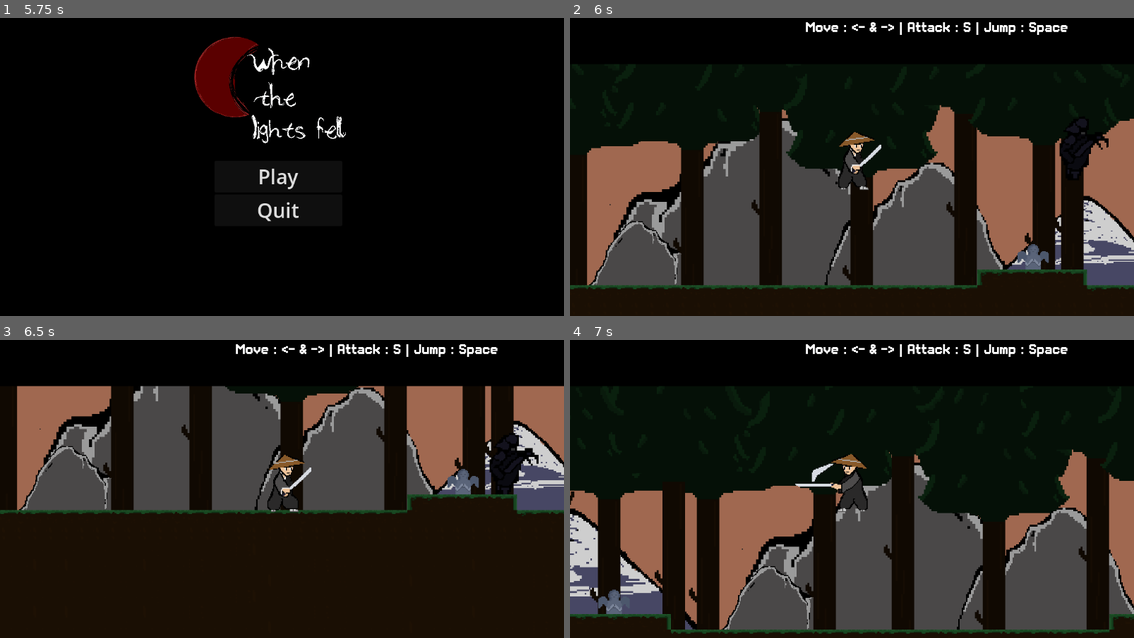
Above: before the commit, frames 1-4 (two rows, left to right).
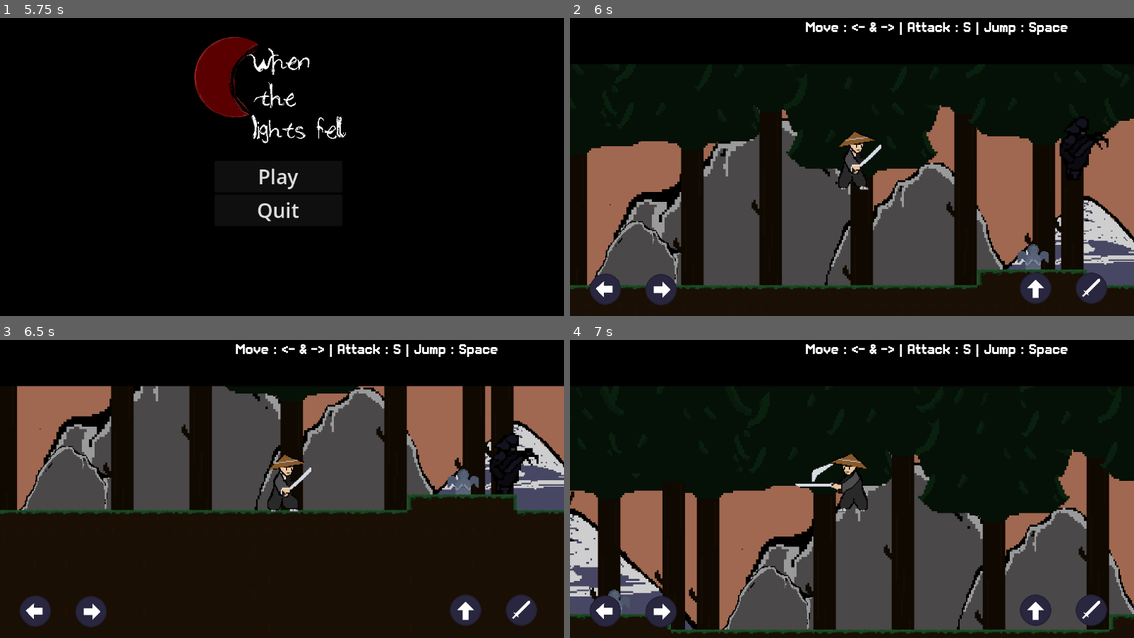
Above: after the commit, the same moments.

Repository: NiorsHaz/WhenTheLightsFell
Game: Godot game, scene res://intro-2.tscn
The game is run twice, just before and just after one commit, with the same random seed, the same clock (stepped at 60 frames per second) and the same inputs.
Inputs:
- Up to frame 1 (5.75 s): tap Enter (ui_accept) at 0.5, 0.77, 0.8, 1.07, 1.35, 1.52, 1.82, 2.3, 2.75, 3.02, 3.32, 3.5, 3.6, 3.77, 4.07, 4.25, 4.52, 4.82, 5, 5.3 s; hold Right (ui_right) 0.53-2.03 s; tap S (attack) at 0.6, 1.55, 2.1, 2.85, 4.35, 5.1 s; hold Left (ui_left) 2.03-2.78 s; hold Right (ui_right) 2.78-4.28 s; hold Left (ui_left) 4.28-5.03 s; hold Right (ui_right) from 5.03 s (still down)
- Up to frame 2 (6 s): release Right (ui_right) at 5.75 s; click "Play" at 5.75 s
- Up to frame 3 (6.5 s): no input
- Up to frame 4 (7 s): hold Left (ui_left) from 6.53 s (still down); tap Enter (ui_accept) at 6.6, 6.77 s; tap S (attack) at 6.8 s

Frame 1 is identical in both runs. In frame 2, 1.8% of the frame differs, in the area x 3-96%, y 85-97%; in frame 3, 1.8%; in frame 4, 1.8%.

Commit message:
Added the mobile port

Diff:
--- a/samurai/project.godot
+++ b/samurai/project.godot
@@ -23,6 +23,11 @@
 ]
 }
 
+[input_devices]
+
+pointing/emulate_touch_from_mouse=true
+
 [rendering]
 
 textures/canvas_textures/default_texture_filter=0
+textures/vram_compression/import_etc2_astc=true
--- a/samurai/scenes/game.tscn
+++ b/samurai/scenes/game.tscn
@@ -10,8 +10,9 @@
 [ext_resource type="PackedScene" uid="uid://ba435l6xjx80r" path="res://scenes/enemy/flying_enemy.tscn" id="4_lbhrr"]
 [ext_resource type="Texture2D" uid="uid://n16cumd3bo5t" path="res://assets/tilemaps/tree-2.png" id="5_vtaks"]
 [ext_resource type="FontFile" uid="uid://difa2kwtj5phb" path="res://assets/retro-pixel-thick.ttf" id="8_dinhu"]
-[ext_resource type="PackedScene" path="res://scenes/enemy/boss_negga.tscn" id="8_gee14"]
+[ext_resource type="PackedScene" uid="uid://bdc4ddp1s1384" path="res://scenes/enemy/boss_negga.tscn" id="8_gee14"]
 [ext_resource type="AudioStream" uid="uid://cg08mxo7xtqny" path="res://assets/Pixel Phantom.mp3" id="10_vtaks"]
+[ext_resource type="PackedScene" uid="uid://cdflimb4pt42c" path="res://scenes/ui/mobile_controls.tscn" id="13_kvuet"]
 
 [sub_resource type="PhysicsMaterial" id="PhysicsMaterial_gee14"]
 
@@ -256,3 +257,5 @@
 volume_db = -15.036
 autoplay = true
 parameters/looping = true
+
+[node name="MobileControls" parent="." instance=ExtResource("13_kvuet")]
--- /dev/null
+++ b/samurai/scenes/ui/mobile_controls.tscn
@@ -0,0 +1,35 @@
+[gd_scene load_steps=7 format=3 uid="uid://cdflimb4pt42c"]
+
+[ext_resource type="Texture2D" uid="uid://u0ukaopr6mvd" path="res://assets/Buttons Modile/Buttons-jump.png" id="1_n4yal"]
+[ext_resource type="Texture2D" uid="uid://cdoiybjqraw3u" path="res://assets/Buttons Modile/Buttons-jump-pressed.png" id="2_0epx4"]
+[ext_resource type="Texture2D" uid="uid://byct5ul21yjns" path="res://assets/Buttons Modile/Buttons-direction.png" id="3_0ogjs"]
+[ext_resource type="Texture2D" uid="uid://bem501ccr886u" path="res://assets/Buttons Modile/Buttons-direction-pressed.png" id="4_dc6ed"]
+[ext_resource type="Texture2D" uid="uid://daayqmtjruto3" path="res://assets/Buttons Modile/Buttons-attack.png" id="5_ym0fp"]
+[ext_resource type="Texture2D" uid="uid://cc3u5f3go8s5n" path="res://assets/Buttons Modile/Buttons-attack-pressed.png" id="6_71fxy"]
+
+[node name="MobileControls" type="CanvasLayer"]
+
+[node name="up" type="TouchScreenButton" parent="."]
+position = Vector2(919, 559)
+texture_normal = ExtResource("1_n4yal")
+texture_pressed = ExtResource("2_0epx4")
+action = "ui_accept"
+
+[node name="left" type="TouchScreenButton" parent="."]
+position = Vector2(154, 562)
+texture_normal = ExtResource("3_0ogjs")
+texture_pressed = ExtResource("4_dc6ed")
+action = "ui_right"
+
+[node name="right" type="TouchScreenButton" parent="."]
+position = Vector2(104, 625)
+rotation = 3.15251
+texture_normal = ExtResource("3_0ogjs")
+texture_pressed = ExtResource("4_dc6ed")
+action = "ui_left"
+
+[node name="attack" type="TouchScreenButton" parent="."]
+position = Vector2(1033, 559)
+texture_normal = ExtResource("5_ym0fp")
+texture_pressed = ExtResource("6_71fxy")
+action = "attack"
Binary file added: samurai/assets/Buttons Modile/Buttons-attack-pressed.png
Not shown, added: samurai/assets/Buttons Modile/Buttons-attack-pressed.png.import
Binary file added: samurai/assets/Buttons Modile/Buttons-attack.png
Not shown, added: samurai/assets/Buttons Modile/Buttons-attack.png.import
Binary file added: samurai/assets/Buttons Modile/Buttons-direction-pressed.png
Not shown, added: samurai/assets/Buttons Modile/Buttons-direction-pressed.png.import
Binary file added: samurai/assets/Buttons Modile/Buttons-direction.png
Not shown, added: samurai/assets/Buttons Modile/Buttons-direction.png.import
Binary file added: samurai/assets/Buttons Modile/Buttons-jump-pressed.png
Not shown, added: samurai/assets/Buttons Modile/Buttons-jump-pressed.png.import
Binary file added: samurai/assets/Buttons Modile/Buttons-jump.png
Not shown, added: samurai/assets/Buttons Modile/Buttons-jump.png.import
(and 4 more such lines)
